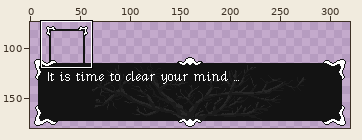
Two versions of one pixel-art file, assets/art/dialogue_concept.aseprite. The picture above shows the old version from afar; the outline marks the close-up.
Close-up. Old version:
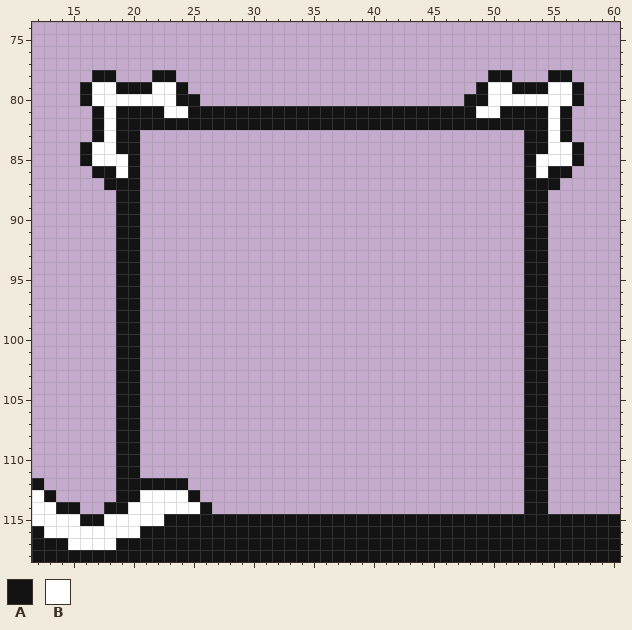
320x180 pixels, 1 frame. Shown: x 12..60, y 74..118. The wide view leaves out empty margins. The commit also changed other parts of the picture, which this record leaves out.
Visible layers, top first: "Sample Text", "Tree Highlights", "Layer 1", "Border", "Layer 2", "Speaker", "Box".
Palette (. is transparent): A #131313  B #ffffff
Pixels before, first column x 12:
 78 .....AA...AA..........................AA...AA....
 79 ....ABBAAABBA........................ABBAAABBA...
 80 ....ABBBBBBBAA......................AABBBBBBBA...
 81 .....ABAAAABBAAAAAAAAAAAAAAAAAAAAAAAABBAAAABA....
 82 .....ABAAAAAAAAAAAAAAAAAAAAAAAAAAAAAAAAAAAABA....
 83 .....ABAA................................AABA....
 84 ....ABBAA................................AABBA...
 85 ....ABBBA................................ABBBA...
 86 .....AABA................................ABAA....
 87 ......AAA................................AAA.....
 88 .......AA................................AA......
 89 .......AA................................AA......
 90 .......AA................................AA......
 91 .......AA................................AA......
 92 .......AA................................AA......
 93 .......AA................................AA......
 94 .......AA................................AA......
 95 .......AA................................AA......
 96 .......AA................................AA......
 97 .......AA................................AA......
 98 .......AA................................AA......
 99 .......AA................................AA......
100 .......AA................................AA......
101 .......AA................................AA......
102 .......AA................................AA......
103 .......AA................................AA......
104 .......AA................................AA......
105 .......AA................................AA......
106 .......AA................................AA......
107 .......AA................................AA......
108 .......AA................................AA......
109 .......AA................................AA......
110 .......AA................................AA......
111 .......AA................................AA......
112 A......AAAAAA............................AA......
113 BA.....AABBBBA...........................AA......
114 BBAA..AABBBBBBA..........................AA......
115 BBBBAABBBBBAAAAAAAAAAAAAAAAAAAAAAAAAAAAAAAAAAAAAA
116 ABBBBBBBBAAAAAAAAAAAAAAAAAAAAAAAAAAAAAAAAAAAAAAAA
117 AAABBBBAAAAAAAAAAAAAAAAAAAAAAAAAAAAAAAAAAAAAAAAAA
118 AAAAAAAAAAAAAAAAAAAAAAAAAAAAAAAAAAAAAAAAAAAAAAAAA
Once edited:
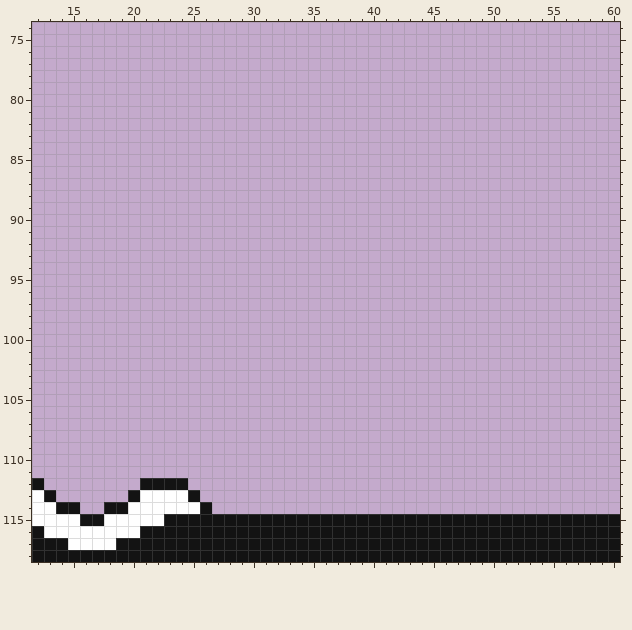
What changed:
layer "Speaker" now hidden
y 78: x 17..18 AA -> ..; x 22..23 AA -> ..; x 50..51 AA -> ..; x 55..56 AA -> ..
y 79: x 16..24 ABBAAABBA -> .........; x 49..57 ABBAAABBA -> .........
y 80: x 16..25 ABBBBBBBAA -> ..........; x 48..57 AABBBBBBBA -> ..........
y 81: x 17..56 ABAAAABBAAAAAAAAAAAAAAAAAAAAAAAABBAAAABA -> ........................................
y 82: x 17..56 ABAAAAAAAAAAAAAAAAAAAAAAAAAAAAAAAAAAAABA -> ........................................
y 83: x 17..20 ABAA -> ....; x 53..56 AABA -> ....
y 84: x 16..20 ABBAA -> .....; x 53..57 AABBA -> .....
y 85: x 16..20 ABBBA -> .....; x 53..57 ABBBA -> .....
y 86: x 17..20 AABA -> ....; x 53..56 ABAA -> ....
y 87: x 18..20 AAA -> ...; x 53..55 AAA -> ...
y 88..112: x 19..20 AA -> ..; x 53..54 AA -> ..
y 113: x 19 A -> .; x 53..54 AA -> ..
y 114: x 53..54 AA -> ..
Changed places in both close-ups, as pixel boxes (x1, y1, x2, y2):
erased: (80, 70, 584, 514)
